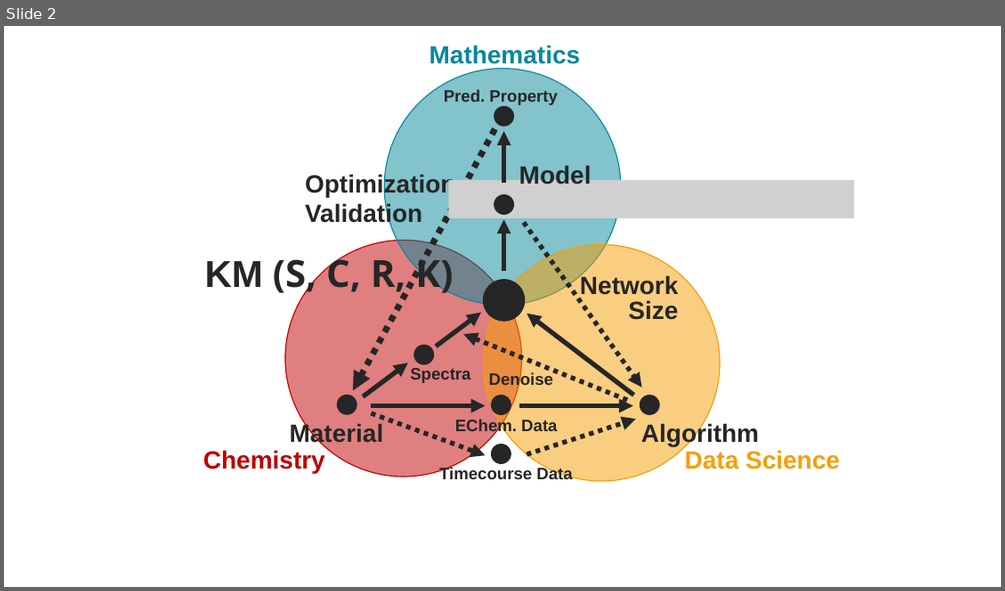
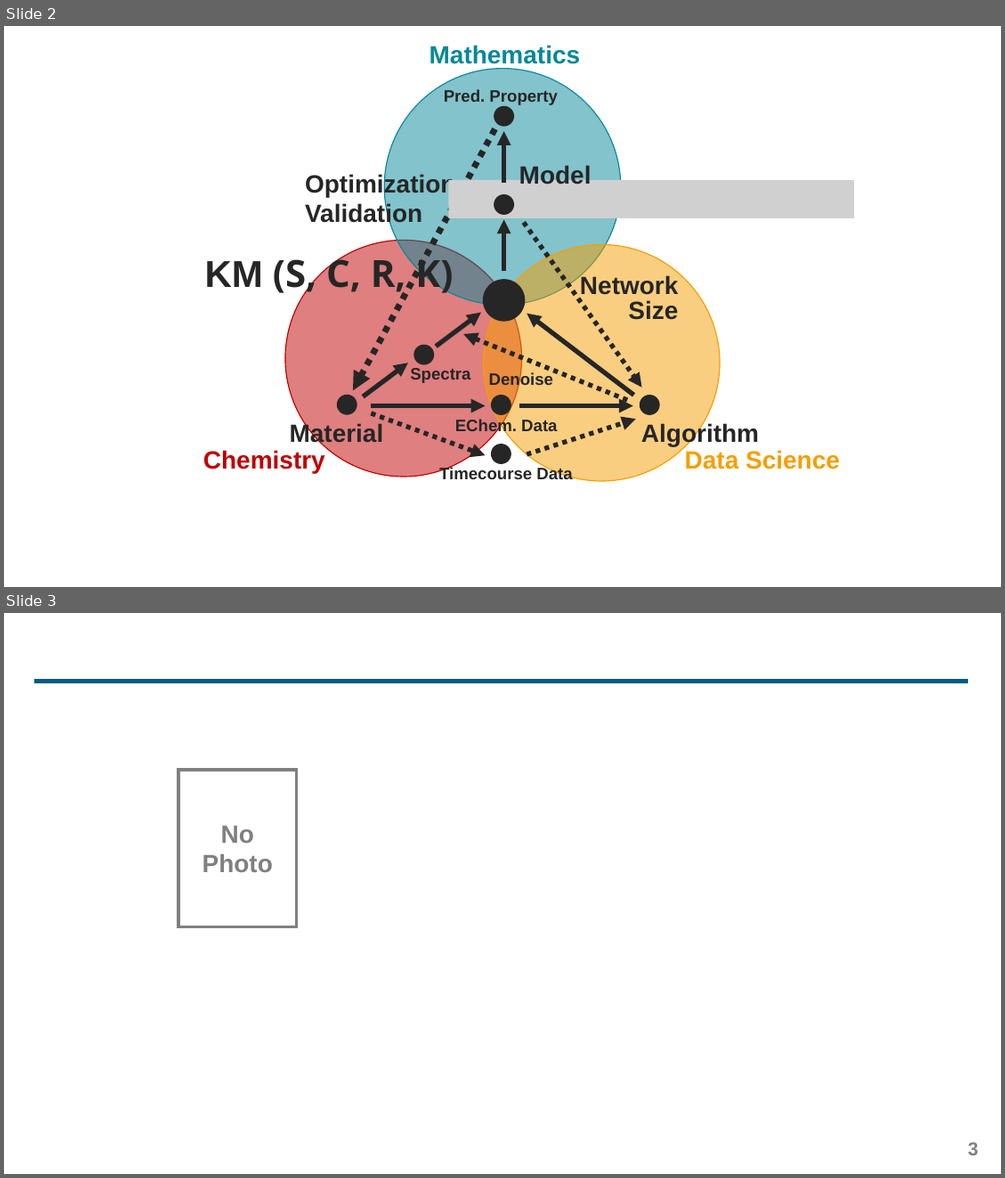
Before and after one commit to mathcatlab/hp, a slide deck: images/figures.pptx. Shown one above the other, each under a label of ours: slide 2 before the commit, slides 2 and 3 after it. The pictures are 1005x591 and 1005x1178 pixels, drawn with LibreOffice and Linux fonts; fonts in the diff are those of the drawing; grey boxes stand for pictures. Boxes give left, top, right and bottom in pixels: in the first picture for what was removed or moved away, otherwise in the second. Text is boxed around its words. In the diff, an @@ line names an element or a change of style, - is before the commit and + after.

```diff
--- a/images/figures.pptx
+++ b/images/figures.pptx
@@ slide 3 added at box(4, 613, 1001, 1174), background #FFFFFF @@
@@ line added from (34, 682) to (969, 682), #005B82 4.5 pt @@
@@ rectangle added at box(179, 770, 297, 927), outline #808080 3 pt @@
@@ text added at box(202, 826, 273, 872), 24 pt, text #808080, bold @@
+No Photo
@@ page number added at box(968, 1142, 979, 1155), 18 pt, text #808080, bold @@
+3
```
Also in this commit, not shown: 8 other files.
